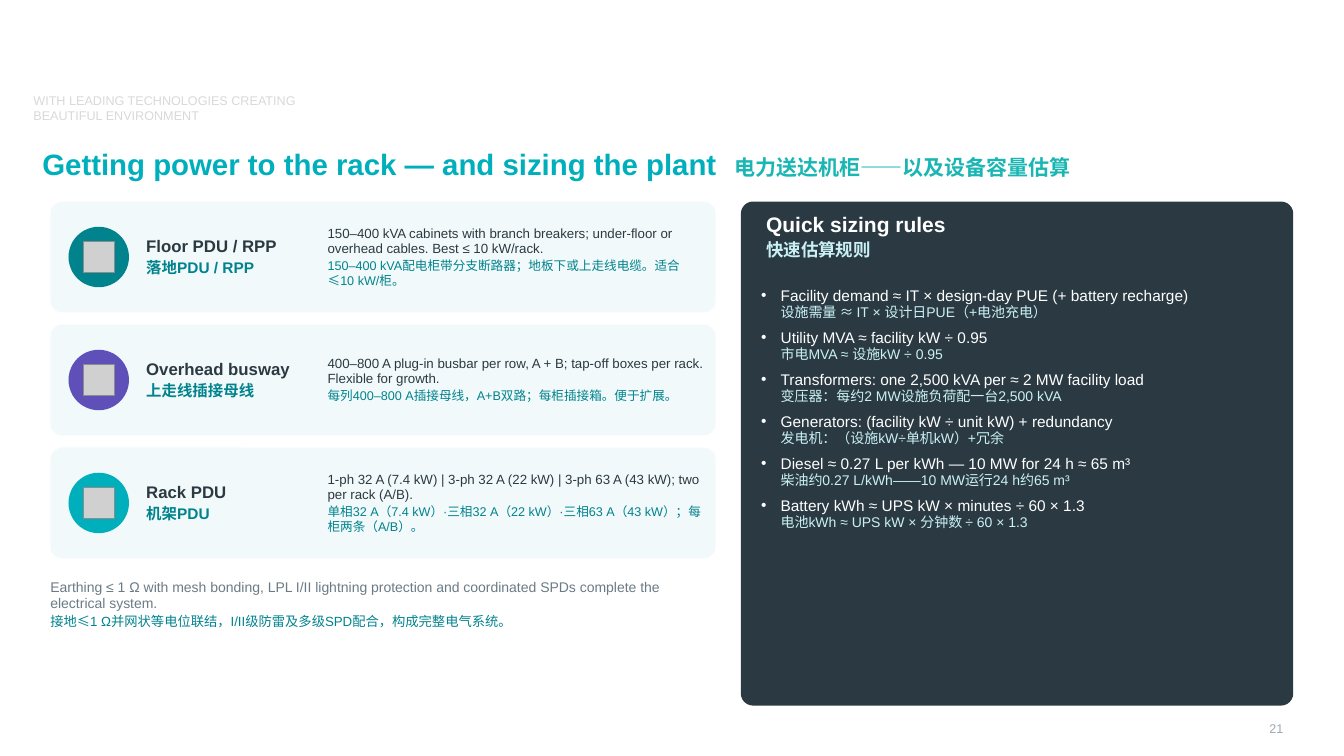
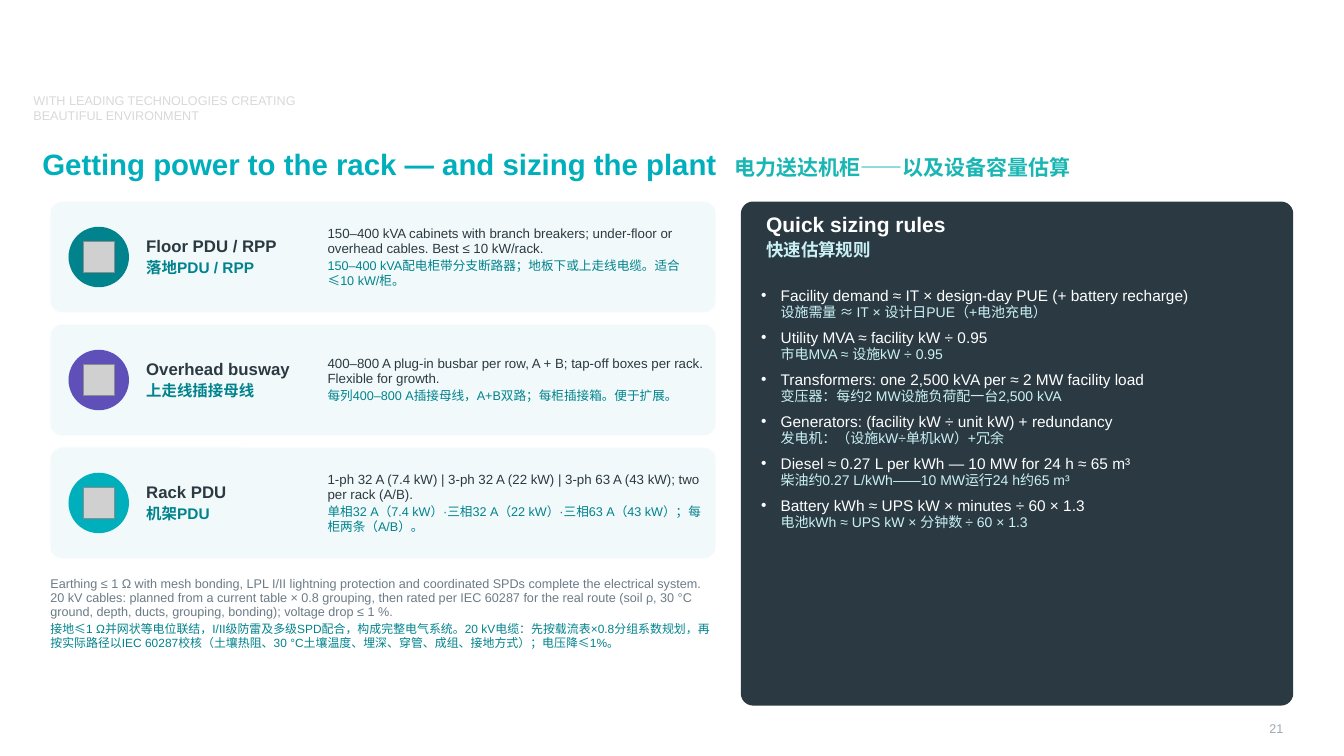
Before and after one commit to Alexandervsq/Data-Center-Project-Assessment, a slide deck: slide 21 of downloads/Data Center Knowledge Base (EN-ZH).pptx. Drawn at 1344x756 pixels with LibreOffice and Linux fonts; fonts in the diff are those of the drawing; grey boxes stand for pictures; background and template pictures are left out. Boxes give left, top, right and bottom in pixels: in the first picture for what was removed or moved away, otherwise in the second. Text is boxed around its words. In the diff, an @@ line names an element or a change of style, - is before the commit and + after.

```diff
--- a/downloads/Data Center Knowledge Base (EN-ZH).pptx
+++ b/downloads/Data Center Knowledge Base (EN-ZH).pptx
@@ text at box(50, 579, 709, 649): text changed; size 10 to 9 pt @@
-Earthing ≤ 1 Ω with mesh bonding, LPL I/II lightning protection and coordinated SPDs complete the electrical system.
-接地≤1 Ω并网状等电位联结，I/II级防雷及多级SPD配合，构成完整电气系统。
+Earthing ≤ 1 Ω with mesh bonding, LPL I/II lightning protection and coordinated SPDs complete the electrical system. 20 kV cables: planned from a current table × 0.8 grouping, then rated per IEC 60287 for the real route (soil ρ, 30 °C ground, depth, ducts, grouping, bonding); voltage drop ≤ 1 %.
+接地≤1 Ω并网状等电位联结，I/II级防雷及多级SPD配合，构成完整电气系统。20 kV电缆：先按载流表×0.8分组系数规划，再按实际路径以IEC 60287校核（土壤热阻、30 °C土壤温度、埋深、穿管、成组、接地方式）；电压降≤1%。
```
Also in this commit, not shown: 8 other slides changed, 12 other files.
